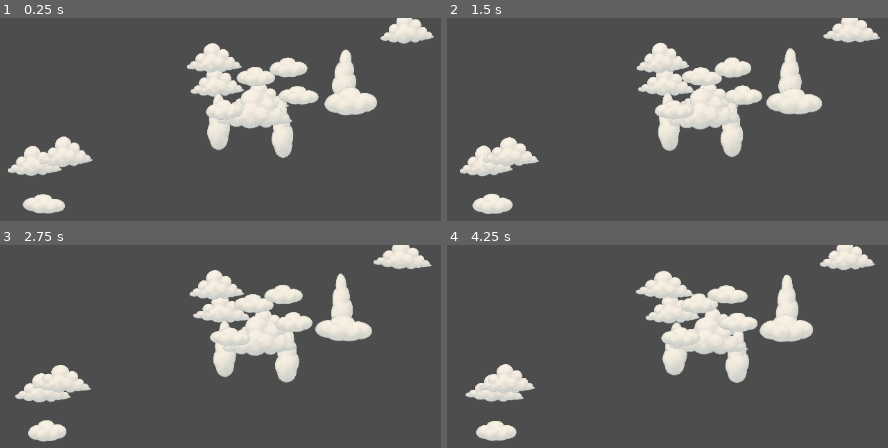
Above: before the commit, frames 1-4 (two rows, left to right).
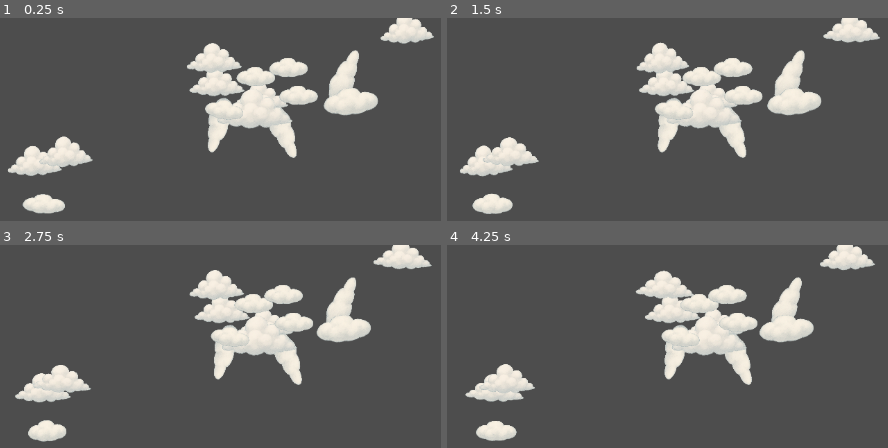
Above: after the commit, the same moments.

Repository: misterbamboo/ld-58
Game: Godot game, scene res://MainScene.tscn
Same seed, same stepped clock (60 frames per second), same inputs: the game is played once before the commit and once after it.
Inputs (mouse positions are in pixels of both pictures, inside the frame that each line leads up to):
- Up to frame 1 (0.25 s): no input
- Up to frame 2 (1.5 s): move the mouse to (outside the picture) at 0.52 s; click (outside the picture) at 0.67 s; move the mouse to (outside the picture) at 1.27 s; click (outside the picture) at 1.42 s
- Up to frame 3 (2.75 s): move the mouse to (348, 370) at 2.02 s; click (348, 370) at 2.17 s
- Up to frame 4 (4.25 s): move the mouse to (outside the picture) at 2.77 s; click (outside the picture) at 2.92 s; move the mouse to (outside the picture) at 3.52 s; click (outside the picture) at 3.67 s

The runs differ from the first frame. In frame 1, 1.9% of the frame differs, in the area x 42-86%, y 15-69%; in frame 2, 2.2%, in the area x 43-86%, y 14-69%; in frame 3, 2.1%; in frame 4, 2.1%.

Commit message:
feat: Split highligh and shape spawner

Diff:
--- /dev/null
+++ b/src/game/florence-memories/clouds/cloud_highlight.gd
@@ -0,0 +1,56 @@
+extends Line2D
+class_name CloudHighlight
+
+@export var highlight_duration: float = 2.5
+
+signal highlight_clicked
+
+var is_mouse_over: bool = false
+var line_min_x: float
+var line_max_x: float
+var line_min_y: float
+var line_max_y: float
+
+func _ready():
+	precompute_line_bounds()
+
+func _process(_delta):
+	update_highlight_visibility()
+
+func update_highlight_visibility():
+	var parent_shape = get_parent() as CloudShape
+	if parent_shape == null:
+		visible = false
+		return
+
+	var is_in_time_window = parent_shape.internal_time >= -highlight_duration and parent_shape.internal_time <= highlight_duration
+	visible = is_in_time_window and is_mouse_over
+
+func _input(event):
+	if event is InputEventMouseMotion:
+		is_mouse_over = is_mouse_in_line_bounds(event.position)
+	elif event is InputEventMouseButton and event.pressed and event.button_index == MOUSE_BUTTON_LEFT:
+		var parent_shape = get_parent() as CloudShape
+		if parent_shape and is_mouse_over:
+			var is_in_time_window = parent_shape.internal_time >= -highlight_duration and parent_shape.internal_time <= highlight_duration
+			if is_in_time_window:
+				highlight_clicked.emit()
+
+func precompute_line_bounds():
+	if points.size() < 2:
+		return
+
+	line_min_x = INF
+	line_max_x = -INF
+	line_min_y = INF
+	line_max_y = -INF
+
+	for point in points:
+		line_min_x = min(line_min_x, point.x)
+		line_max_x = max(line_max_x, point.x)
+		line_min_y = min(line_min_y, point.y)
+		line_max_y = max(line_max_y, point.y)
+
+func is_mouse_in_line_bounds(mouse_pos: Vector2) -> bool:
+	var local_mouse_pos = to_local(mouse_pos)
+	return local_mouse_pos.x >= line_min_x and local_mouse_pos.x <= line_max_x and local_mouse_pos.y >= line_min_y and local_mouse_pos.y <= line_max_y
--- /dev/null
+++ b/src/game/florence-memories/clouds/cloud_shape.gd
@@ -0,0 +1,51 @@
+extends Node2D
+class_name CloudShape
+
+@export var offscreen_margin: float = 100.0
+@export var time_offset: float = -20.0
+
+signal shape_vanished
+
+var clouds: Array[Cloud] = []
+var screen_size: Vector2
+var has_vanished: bool = false
+var internal_time: float = 0.0
+
+func _ready():
+	screen_size = get_viewport_rect().size
+	internal_time = time_offset
+	load_cloud_children()
+	disable_individual_cloud_movement()
+
+func load_cloud_children():
+	for child in get_children():
+		if child is Cloud:
+			clouds.append(child)
+
+func disable_individual_cloud_movement():
+	for cloud in clouds:
+		cloud.set_process(false)
+
+func _process(delta):
+	internal_time += delta
+	update_cloud_positions()
+
+	if not has_vanished and are_all_clouds_offscreen():
+		has_vanished = true
+		shape_vanished.emit()
+		queue_free()
+
+func update_cloud_positions():
+	for cloud in clouds:
+		cloud.position.x = cloud.initial_position.x + (internal_time * cloud.speed * cloud.direction)
+
+func are_all_clouds_offscreen() -> bool:
+	if clouds.is_empty():
+		return false
+
+	for cloud in clouds:
+		var world_pos = to_global(cloud.position)
+		if world_pos.x >= -offscreen_margin and world_pos.x <= screen_size.x + offscreen_margin:
+			return false
+
+	return true
--- /dev/null
+++ b/src/game/florence-memories/clouds/shape_spawner.gd
@@ -0,0 +1,56 @@
+extends Node2D
+class_name ShapeSpawner
+
+@export var shape_scenes: Array[PackedScene] = []
+@export var max_shapes: int = 2
+@export var spawn_y_min: float = 100.0
+@export var spawn_y_max: float = 300.0
+@export var offscreen_margin: float = 200.0
+
+var screen_size: Vector2 = Vector2.ZERO
+var active_shapes: int = 0
+
+func _ready():
+	screen_size = get_viewport_rect().size
+	spawn_initial_shapes()
+
+func spawn_initial_shapes():
+	for i in range(max_shapes):
+		spawn_shape()
+
+func spawn_shape():
+	if shape_scenes.is_empty():
+		return
+
+	if active_shapes >= max_shapes:
+		return
+
+	var shape_instance = create_shape_instance()
+	var spawn_from_left = randf() > 0.5
+	var spawn_x = get_spawn_x_position(spawn_from_left)
+	var spawn_y = randf_range(spawn_y_min, spawn_y_max)
+
+	shape_instance.position = Vector2(spawn_x, spawn_y)
+	connect_shape_signals(shape_instance)
+	set_shape_direction(shape_instance, spawn_from_left)
+	add_child(shape_instance)
+	active_shapes += 1
+
+func create_shape_instance() -> CloudShape:
+	var shape_scene = shape_scenes[randi() % shape_scenes.size()]
+	return shape_scene.instantiate()
+
+func get_spawn_x_position(spawn_from_left: bool) -> float:
+	return -offscreen_margin if spawn_from_left else screen_size.x + offscreen_margin
+
+func connect_shape_signals(shape: CloudShape) -> void:
+	shape.shape_vanished.connect(_on_shape_vanished)
+
+func set_shape_direction(shape: CloudShape, spawned_from_left: bool) -> void:
+	var direction = 1 if spawned_from_left else -1
+	for cloud in shape.clouds:
+		cloud.set_direction(direction)
+
+func _on_shape_vanished():
+	active_shapes -= 1
+	spawn_shape()
--- a/src/game/florence-memories/clouds/shapes/dog-cloud/dog_cloud.tscn
+++ b/src/game/florence-memories/clouds/shapes/dog-cloud/dog_cloud.tscn
@@ -1,15 +1,15 @@
-[gd_scene load_steps=7 format=3 uid="uid://dwafuug7oubye"]
+[gd_scene load_steps=8 format=3 uid="uid://dwafuug7oubye"]
 
-[ext_resource type="Script" uid="uid://ctcvgoye1anqi" path="res://clouds/cloud_sync.gd" id="1_3np7l"]
+[ext_resource type="Script" path="res://clouds/cloud_shape.gd" id="1_shape"]
 [ext_resource type="Texture2D" uid="uid://dgborsbspousc" path="res://clouds/shapes/dog-cloud/dog-1.png" id="2_yp0rm"]
 [ext_resource type="Texture2D" uid="uid://cjmyisssag5x4" path="res://clouds/assets/cloud-1-default.png" id="3_xgx6p"]
 [ext_resource type="Script" uid="uid://drlblwp0thwob" path="res://clouds/cloud.gd" id="4_g377n"]
 [ext_resource type="Texture2D" uid="uid://dy66uomqcgts5" path="res://clouds/assets/cloud-2-oval.png" id="5_tuqjo"]
 [ext_resource type="Texture2D" uid="uid://ccrjx6afky5xr" path="res://clouds/assets/cloud-3-vertical.png" id="6_y10w6"]
+[ext_resource type="Script" path="res://clouds/cloud_highlight.gd" id="7_highlight"]
 
-[node name="Node2D" type="Node2D" node_paths=PackedStringArray("highlight_line")]
-script = ExtResource("1_3np7l")
-highlight_line = NodePath("HighlighLines")
+[node name="Node2D" type="Node2D"]
+script = ExtResource("1_shape")
 
 [node name="Dog1" type="Sprite2D" parent="."]
 visible = false
@@ -87,10 +87,11 @@
 texture = ExtResource("5_tuqjo")
 script = ExtResource("4_g377n")
 
-[node name="HighlighLines" type="Line2D" parent="."]
+[node name="HighlightLines" type="Line2D" parent="."]
 points = PackedVector2Array(-32, 70, -36, 45, -34, 25, -44, -2, -62, -21, -83, -27, -88, -39, -69, -49, -63, -64, -35, -65, -7, -26, 39, -25, 57, -38, 78, -74, 73, -30, 59, 6, 82, 58, 77, 76, 61, 83, 66, 66, 45, 50, 36, 31, -5, 35, -22, 59)
 closed = true
 width = 8.745
 default_color = Color(0, 0.6117647, 1, 1)
 joint_mode = 2
 antialiased = true
+script = ExtResource("7_highlight")
Not shown, added: src/game/florence-memories/clouds/cloud_highlight.gd.uid
Not shown, added: src/game/florence-memories/clouds/cloud_shape.gd.uid
Not shown, added: src/game/florence-memories/clouds/shape_spawner.gd.uid
Not shown, changed: src/game/florence-memories/CLAUDE.md
